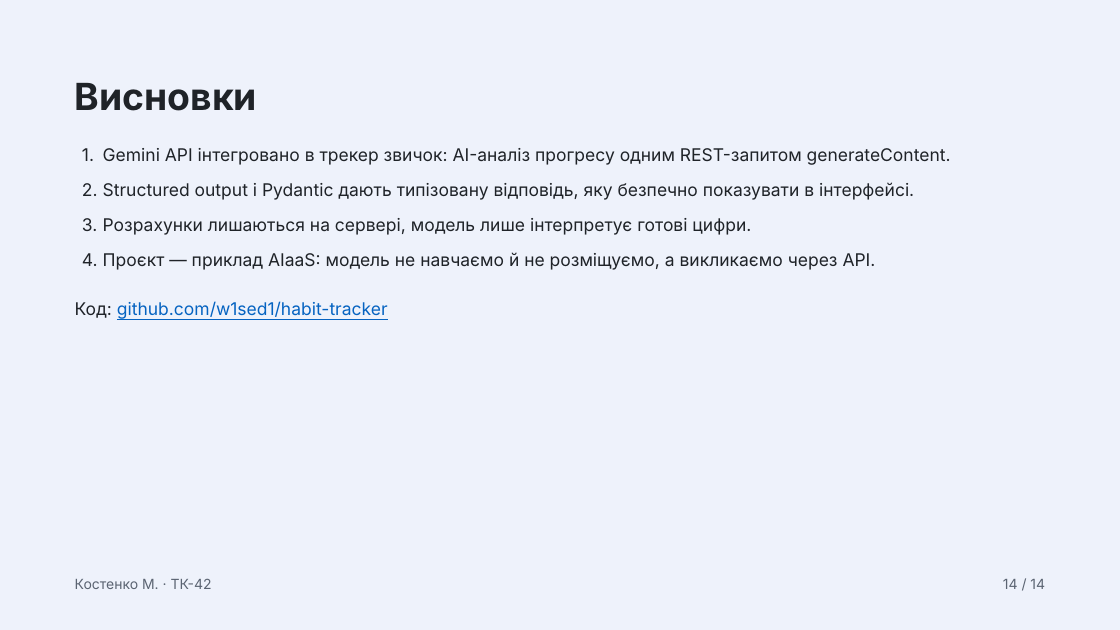
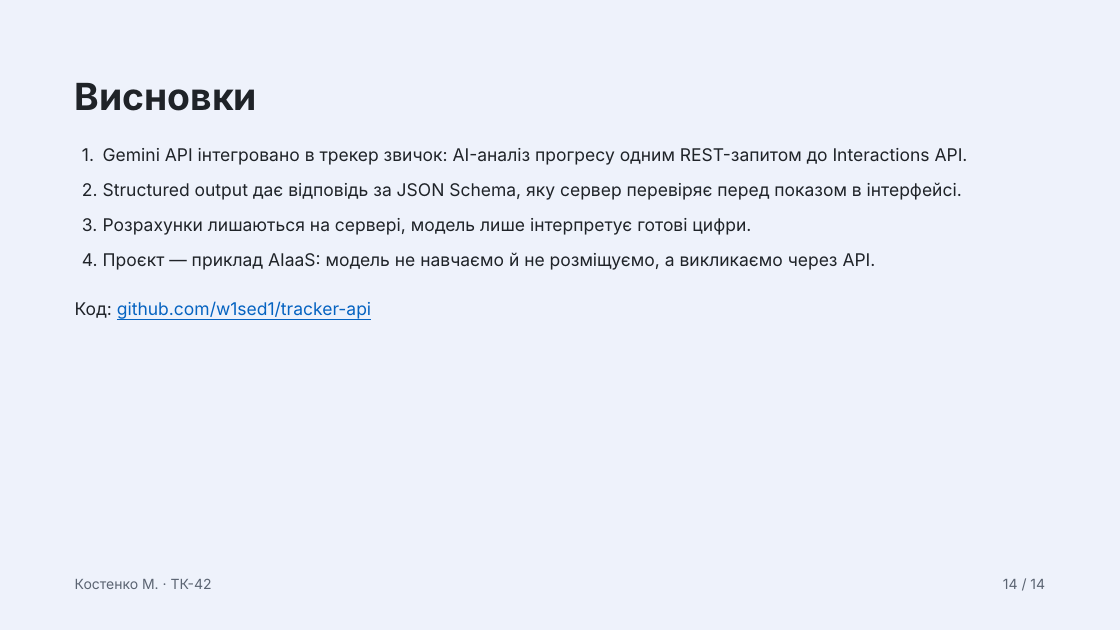
Before and after one commit to w1sed1/tracker-api, a slide deck: slide 14 of Habit Tracker + Gemini AI — Лаб. 2 «Хмарні обчислення».pptx. Drawn at 1120x630 pixels with LibreOffice and Linux fonts; fonts in the diff are those of the drawing. Boxes give left, top, right and bottom in pixels: in the first picture for what was removed or moved away, otherwise in the second. Text is boxed around its words. In the diff, an @@ line names an element or a change of style, - is before the commit and + after.

```diff
--- a/Habit Tracker + Gemini AI — Лаб. 2 «Хмарні обчислення».pptx
+++ b/Habit Tracker + Gemini AI — Лаб. 2 «Хмарні обчислення».pptx
@@ text at (103, 148, 968, 200): text changed @@
-1. Gemini API інтегровано в трекер звичок: AI-аналіз прогресу одним REST-запитом generateContent.
-2. Structured output і Pydantic дають типізовану відповідь, яку безпечно показувати в інтерфейсі.
+1. Gemini API інтегровано в трекер звичок: AI-аналіз прогресу одним REST-запитом до Interactions API.
+2. Structured output дає відповідь за JSON Schema, яку сервер перевіряє перед показом в інтерфейсі.
@@ text at (75, 301, 371, 320): text changed @@
-Код: github.com/w1sed1/habit-tracker
+Код: github.com/w1sed1/tracker-api
```
Also in this commit, not shown: 10 other slides changed, 4 other files.
